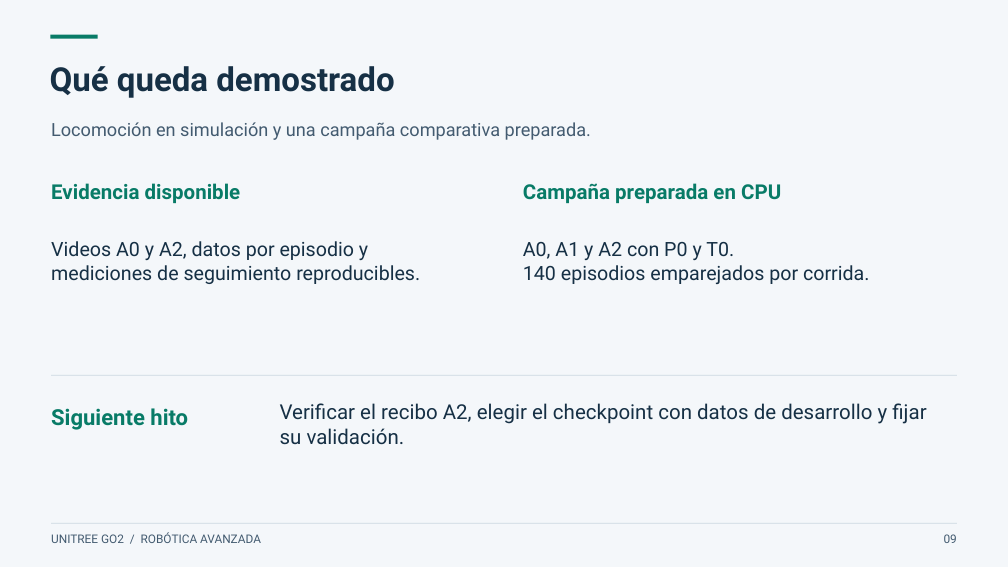
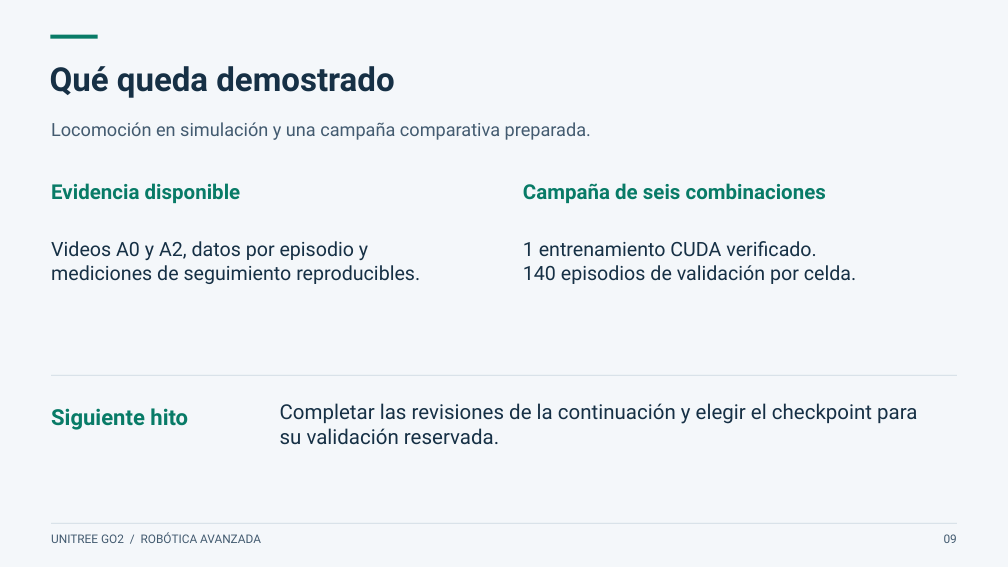
Before and after one commit to daca2022/go2-rl-deploy, a slide deck: slide 9 of docs/academico/Presentacion-Go2.pptx. Drawn at 1008x567 pixels with LibreOffice and Linux fonts; fonts in the diff are those of the drawing. Boxes give left, top, right and bottom in pixels: in the first picture for what was removed or moved away, otherwise in the second. Text is boxed around its words. In the diff, an @@ line names an element or a change of style, - is before the commit and + after.

```diff
--- a/docs/academico/Presentacion-Go2.pptx
+++ b/docs/academico/Presentacion-Go2.pptx
@@ text at (523, 183, 826, 203): text changed @@
-Campaña preparada en CPU
+Campaña de seis combinaciones
@@ text at (523, 241, 856, 284): text changed @@
-A0, A1 y A2 con P0 y T0.
-140 episodios emparejados por corrida.
+1 entrenamiento CUDA verificado.
+140 episodios de validación por celda.
@@ text at (280, 403, 917, 445): text changed @@
-Verificar el recibo A2, elegir el checkpoint con datos de desarrollo y fijar su validación.
+Completar las revisiones de la continuación y elegir el checkpoint para su validación reservada.
```
Also in this commit, not shown: 2 other slides changed, 9 other files.
